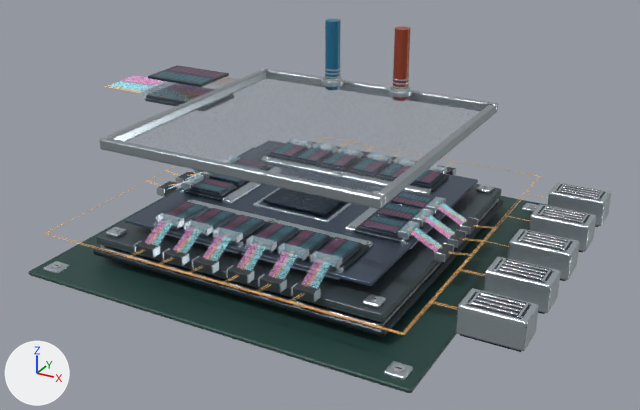
The Blender file tools/blender/cpo-hardware.blend as it was, and as the next commit left it.
The view is the same before and after, from a 50 mm lens placed at (0.14, -0.247, 0.137), pointed at (-0.003, 0.013, 0.007). The axes (+X, +Y, +Z) are drawn at lower left. The lights are the same throughout. The older version comes first.

Objects in the first picture: 'CPO_BOARD__Midnight laminate', 'CPO_COLDPLATE__Cold plate brushed nickel', 'CPO_COLDPLATE__Cutaway cold plate', 'CPO_DIES__Electronic die passivation', 'CPO_ELS__Satin nickel retainers', 'CPO_FIBERS__Laser glass', 'CPO_FIBERS__Receive glass', 'CPO_FIBERS__Transmit glass', 'CPO_INTERFACES__Connector molding', 'CPO_PACKAGE__Anodized recess', 'CPO_PACKAGE__Package ceramic', 'CPO_PACKAGE__Photonic die passivation' and 31 more.
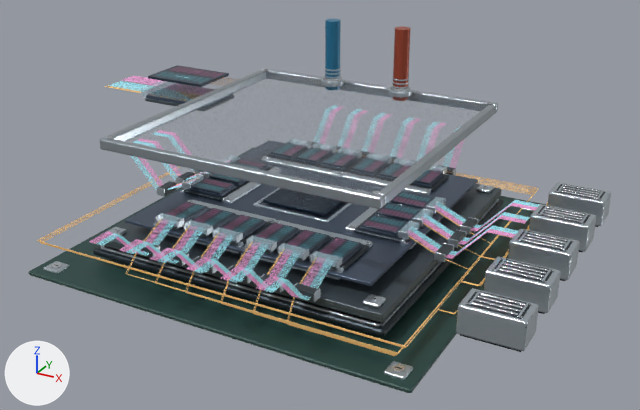
Location of each change, [x1, y1, x2, y2] in pixels of the pictures (640 x 410 px; the box of a moved part takes in the faces that stretch with it):
'CPO_FIBERS__Laser glass', reshaped (7% taller)
    before: [44, 158, 547, 335]
    after: [37, 166, 548, 356]
'CPO_FIBERS__Transmit glass', reshaped (mostly hidden before)
    before: [152, 174, 466, 288]
    after: [96, 148, 540, 301]
'CPO_FIBERS__Receive glass', reshaped (mostly hidden before)
    before: [145, 171, 464, 285]
    after: [89, 141, 537, 298]
part 1 of me_engine_tx_fiber_144, built on (mostly hidden)
    after: [443, 148, 455, 167]
part 2 of me_engine_tx_fiber_144, reshaped
    before: [152, 224, 331, 288]
    after: [96, 225, 331, 291]
part 3 of me_engine_tx_fiber_144, reshaped
    before: [415, 204, 466, 249]
    after: [413, 200, 540, 255]
part 4 of me_engine_tx_fiber_144, built on (mostly hidden)
    before: [167, 174, 200, 190]
    after: [132, 156, 201, 190]
part 5 of me_engine_rx_fiber_144, built on (mostly hidden)
    after: [449, 141, 464, 168]
part 6 of me_engine_rx_fiber_144, reshaped
    before: [145, 220, 323, 285]
    after: [89, 222, 323, 288]
part 7 of me_engine_rx_fiber_144, reshaped
    before: [411, 206, 464, 252]
    after: [411, 203, 537, 259]
part 8 of me_engine_rx_fiber_144, built on (mostly hidden)
    after: [138, 157, 200, 187]
part 9 of me_laser_supply_fiber_180, added
    after: [287, 324, 393, 356]
part 10 of me_laser_supply_fiber_180, moved or reshaped
    before: [290, 302, 398, 333]
    after: [288, 324, 394, 356]
part 11 of me_laser_supply_fiber_180, added
    after: [255, 314, 396, 356]
part 12 of me_laser_supply_fiber_180, added
    after: [253, 313, 393, 355]
part 13 of me_laser_supply_fiber_180, moved or reshaped (not visible before)
    after: [223, 304, 395, 355]
part 14 of me_laser_supply_fiber_180, deleted
    before: [44, 158, 547, 335]
part 15 of me_laser_supply_fiber_180, built on
    before: [50, 200, 485, 333]
    after: [37, 166, 548, 355]

Edits to the bpy script that builds the scene:
```text
Change me_engine_tx_fiber_144:
    used by ob_cpo_fibers__transmit_glass; parent = ob_cpo_fibers; location = (0.0, 0.0, 0.0)
    remove me_engine_tx_fiber_144.from_pydata(...)  # 2304 vertices, 1440 faces; spans x -0.054..0.054, y -0.054..0.054, z 0.0119..0.0174
    add me_engine_tx_fiber_144.from_pydata(...)  # 9216 vertices, 5760 faces; spans x -0.076..0.076, y -0.076..0.076, z 0.0119..0.0236
    me_engine_tx_fiber_144 part 1: 384 vertices removed from x -0.0313..0.0286, y 0.0435, z 0.0172..0.0174; 2688 vertices added at x -0.0313..0.0286, y 0.0418..0.076, z 0.0119..0.0236
    me_engine_tx_fiber_144 part 2: 384 vertices removed from x -0.0286..0.0313, y -0.0435, z 0.0172..0.0174; 2208 vertices added at x -0.0286..0.0313, y -0.076..-0.0418, z 0.0119..0.0236
    me_engine_tx_fiber_144 part 3: 192 vertices removed from x 0.0435, y -0.0111..0.0138, z 0.0172..0.0174; 1344 vertices added at x 0.0418..0.076, y -0.0111..0.0138, z 0.0119..0.0236
    me_engine_tx_fiber_144 part 4: 192 vertices removed from x -0.0435, y -0.0138..0.0111, z 0.0172..0.0174; 1344 vertices added at x -0.076..-0.0418, y -0.0138..0.0111, z 0.0119..0.0236
    other edits to the shape of me_engine_tx_fiber_144 do not show in these pictures
Change me_engine_rx_fiber_144:
    used by ob_cpo_fibers__receive_glass; parent = ob_cpo_fibers; location = (0.0, 0.0, 0.0)
    remove me_engine_rx_fiber_144.from_pydata(...)  # 2304 vertices, 1440 faces; spans x -0.054..0.054, y -0.054..0.054, z 0.0119..0.0174
    add me_engine_rx_fiber_144.from_pydata(...)  # 9216 vertices, 5760 faces; spans x -0.076..0.076, y -0.076..0.076, z 0.0119..0.0236
    me_engine_rx_fiber_144 part 5: 384 vertices removed from x -0.0286..0.0313, y 0.0435, z 0.0172..0.0174; 2688 vertices added at x -0.0286..0.0313, y 0.0418..0.076, z 0.0119..0.0236
    me_engine_rx_fiber_144 part 6: 384 vertices removed from x -0.0313..0.0286, y -0.0435, z 0.0172..0.0174; 2208 vertices added at x -0.0313..0.0286, y -0.076..-0.0418, z 0.0119..0.0236
    me_engine_rx_fiber_144 part 7: 192 vertices removed from x 0.0435, y -0.0138..0.0111, z 0.0172..0.0174; 1344 vertices added at x 0.0418..0.076, y -0.0138..0.0111, z 0.0119..0.0236
    me_engine_rx_fiber_144 part 8: 192 vertices removed from x -0.0435, y -0.0111..0.0138, z 0.0172..0.0174; 1344 vertices added at x -0.076..-0.0418, y -0.0111..0.0138, z 0.0119..0.0236
    other edits to the shape of me_engine_rx_fiber_144 do not show in these pictures
Change me_laser_supply_fiber_180:
    used by ob_cpo_fibers__laser_glass; parent = ob_cpo_fibers; location = (0.0, 0.0, 0.0)
    remove me_laser_supply_fiber_180.from_pydata(...)  # 2880 vertices, 1800 faces; spans x -0.0631..0.0729, y -0.0635..0.0631, z 0.0124..0.0176
    add me_laser_supply_fiber_180.from_pydata(...)  # 3456 vertices, 2160 faces; spans x -0.065..0.0725, y -0.065..0.0631, z 0.0034..0.0174
    me_laser_supply_fiber_180 part 9: a new loose piece, an 8-sided cylinder along x spanning x 0.02565..0.0594, y -0.05948..-0.05932, z 0.00342..0.00358, in mat_laser_glass (beige #f3c47c, glowing beige #f3c47c)
    me_laser_supply_fiber_180 part 10: the loose piece of 16 vertices spanning x 0.0283..0.0626, y -0.0631..-0.0629, z 0.0134..0.0136 is moved by (-0.003, 0.0035, -0.0098)
    me_laser_supply_fiber_180 part 11: a new loose piece, an 8-sided cylinder along x spanning x 0.01445..0.05972, y -0.0598..-0.05964, z 0.00387..0.00403, in mat_laser_glass (beige #f3c47c, glowing beige #f3c47c)
    me_laser_supply_fiber_180 part 12: a new loose piece, an 8-sided cylinder along x spanning x 0.01417..0.05985, y -0.05993..-0.05977, z 0.00408..0.00424, in mat_laser_glass (beige #f3c47c, glowing beige #f3c47c)
    me_laser_supply_fiber_180 part 13: the loose piece of 16 vertices spanning x 0.0059..0.0626, y -0.0631..-0.0629, z 0.0134..0.0136 is moved by (-0.0026, 0.003, -0.0091)
    me_laser_supply_fiber_180 part 14: 154 loose pieces with 2464 vertices, spanning x -0.0631..0.0729, y -0.0635..0.0631, z 0.0124..0.0176, are deleted
    me_laser_supply_fiber_180 part 15: 112 vertices removed from x -0.0631..0.0635, y -0.0631..0.044, z 0.0134..0.0136; 2976 vertices added at x -0.065..0.0725, y -0.065..0.0631, z 0.0045..0.0174
    other edits to the shape of me_laser_supply_fiber_180 do not show in these pictures
```
